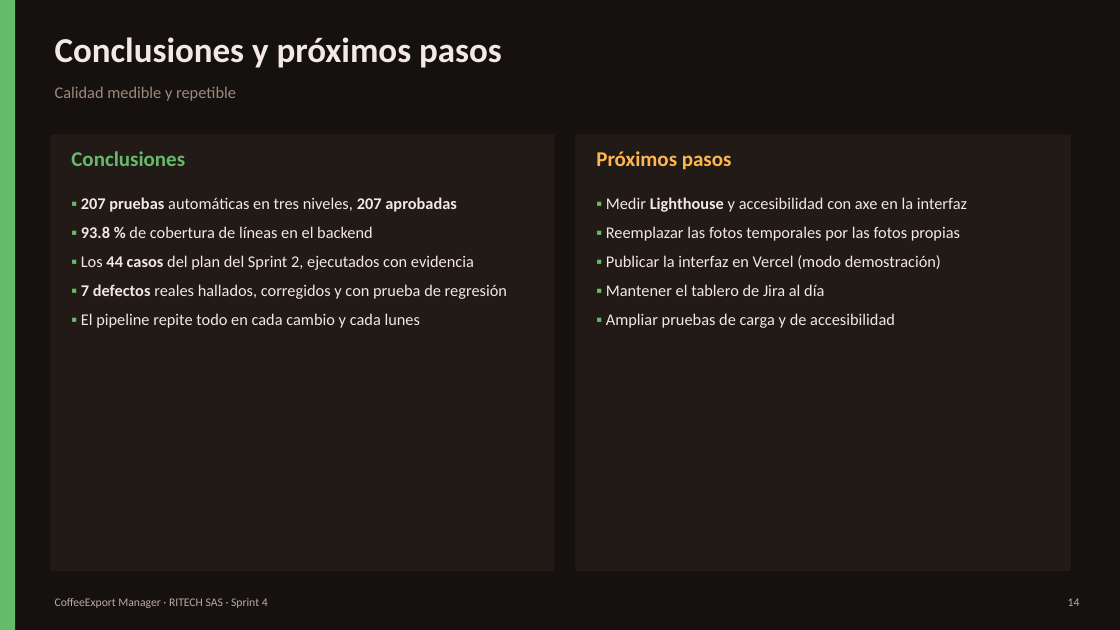
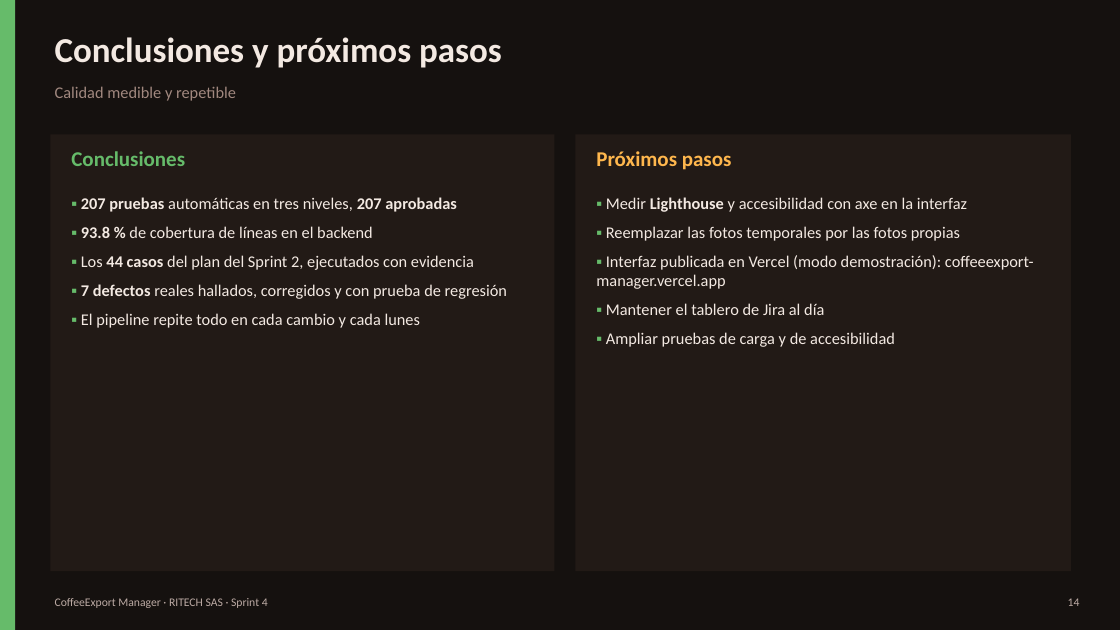
Before and after one commit to MarioZaMu/coffeeexport-manager, a slide deck: slide 14 of docs/sprint4/CoffeeExport_Manager_Sprint4.pptx. Drawn at 1120x630 pixels with LibreOffice and Linux fonts; fonts in the diff are those of the drawing. Boxes give left, top, right and bottom in pixels: in the first picture for what was removed or moved away, otherwise in the second. Text is boxed around its words. In the diff, an @@ line names an element or a change of style, - is before the commit and + after.

Commit message:
Web publicada en Vercel (modo demostración)
- frontend/vercel.json y .vercelignore: sitio estático servido tal cual, sin compilar ni subir las pruebas
- Enlace público en el README, el documento y la presentación: https://coffeeexport-manager.vercel.app

```diff
--- a/docs/sprint4/CoffeeExport_Manager_Sprint4.pptx
+++ b/docs/sprint4/CoffeeExport_Manager_Sprint4.pptx
@@ text at [596,255,1034,289]: text changed @@
-▪ Publicar la interfaz en Vercel (modo demostración)
+▪ Interfaz publicada en Vercel (modo demostración): coffeeexport-manager.vercel.app
```
Also in this commit, not shown: 1 other slide changed, 7 other files.
